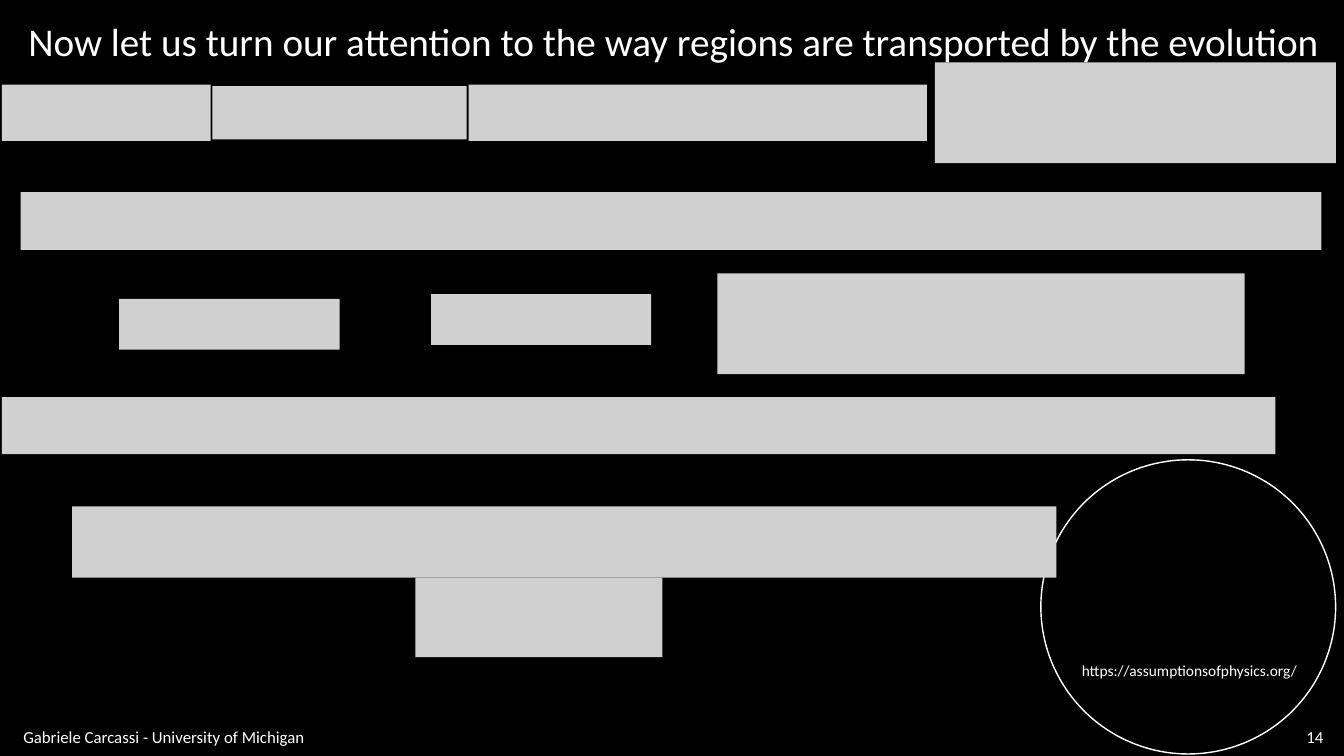
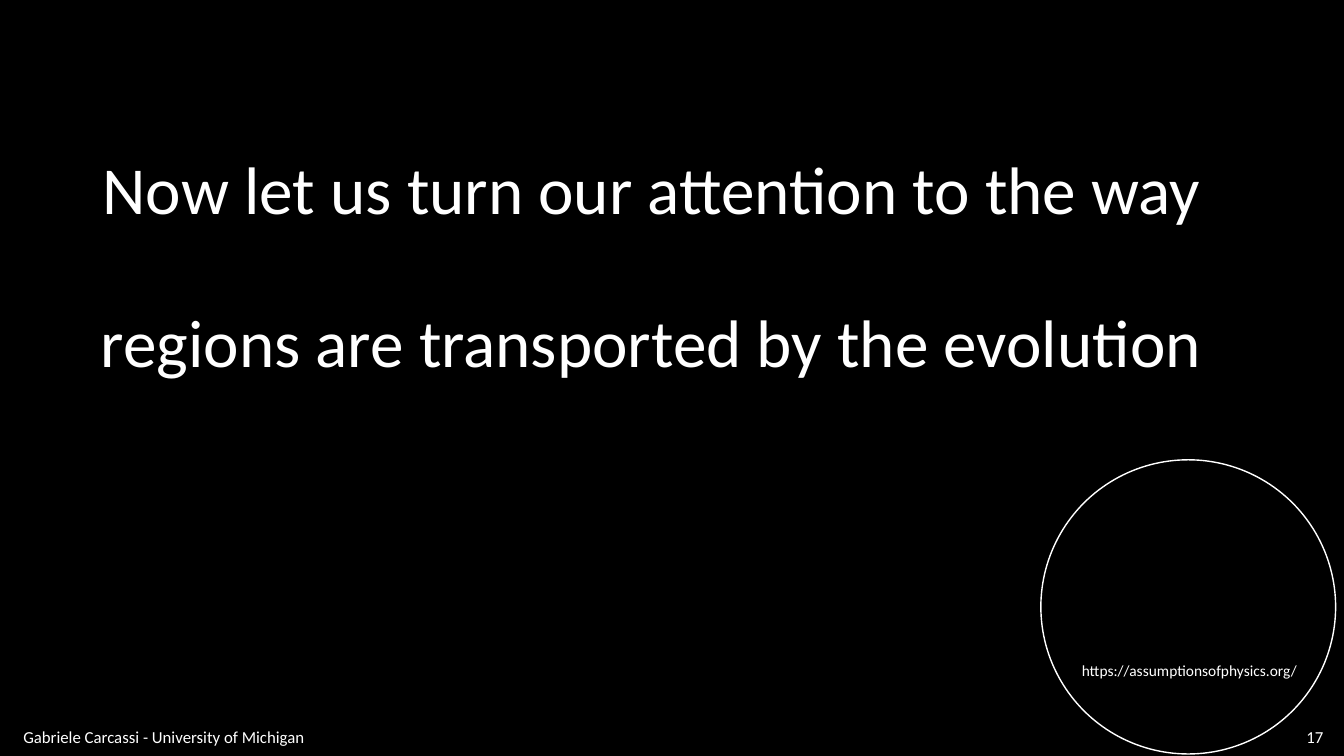
Before and after one commit to assumptionsofphysics/slides, a slide deck: slide 17 of BookCompanions-v2/RP-Class-3.pptx (slide 14 before the commit). Drawn at 1344x756 pixels with LibreOffice and Linux fonts; fonts in the diff are those of the drawing; grey boxes stand for pictures; background and template pictures are left out. Boxes give left, top, right and bottom in pixels: in the first picture for what was removed or moved away, otherwise in the second. Text is boxed around its words. In the diff, an @@ line names an element or a change of style, - is before the commit and + after.

```diff
--- a/BookCompanions-v2/RP-Class-3.pptx
+++ b/BookCompanions-v2/RP-Class-3.pptx
@@ picture removed at box(2, 85, 211, 141) @@
@@ picture removed at box(213, 87, 467, 140) @@
@@ picture removed at box(469, 85, 928, 141) @@
@@ picture removed at box(935, 63, 1336, 163) @@
@@ text at box(103, 167, 1200, 225): text changed; size 28 to 48 pt @@
-Now let us turn our attention to the way regions are transported by the evolution
+Now let us turn our attention to the way
@@ picture removed at box(20, 193, 1322, 250) @@
@@ picture removed at box(119, 299, 340, 350) @@
@@ picture removed at box(432, 294, 651, 345) @@
@@ picture removed at box(718, 273, 1245, 374) @@
@@ text added at box(101, 320, 1201, 379), 48 pt, text #FFFFFF @@
+regions are transported by the evolution
@@ picture removed at box(2, 397, 1276, 455) @@
@@ picture removed at box(73, 506, 1058, 578) @@
@@ picture removed at box(415, 578, 662, 657) @@
@@ page number at box(1306, 732, 1323, 743): text changed @@
-14
+17
```
Also in this commit, not shown: 15 other slides changed, 18 slides added, 2 slides removed.
